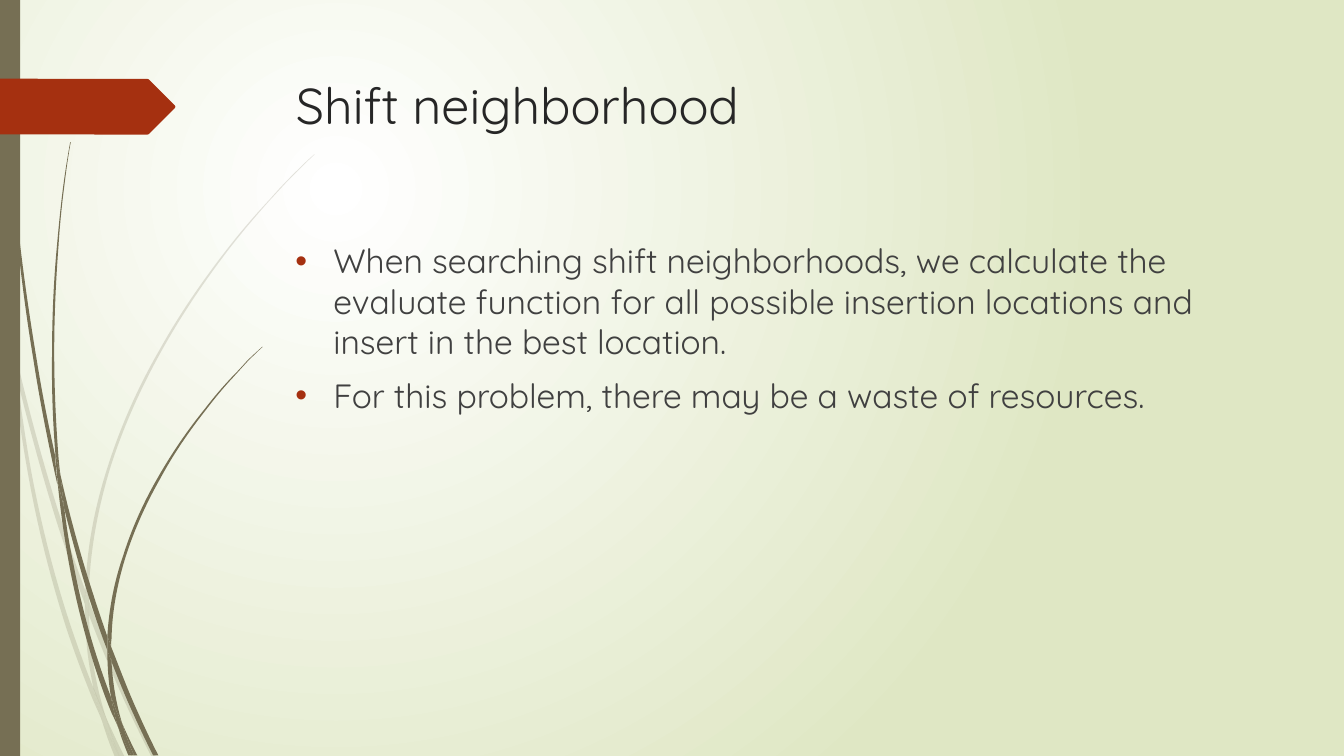
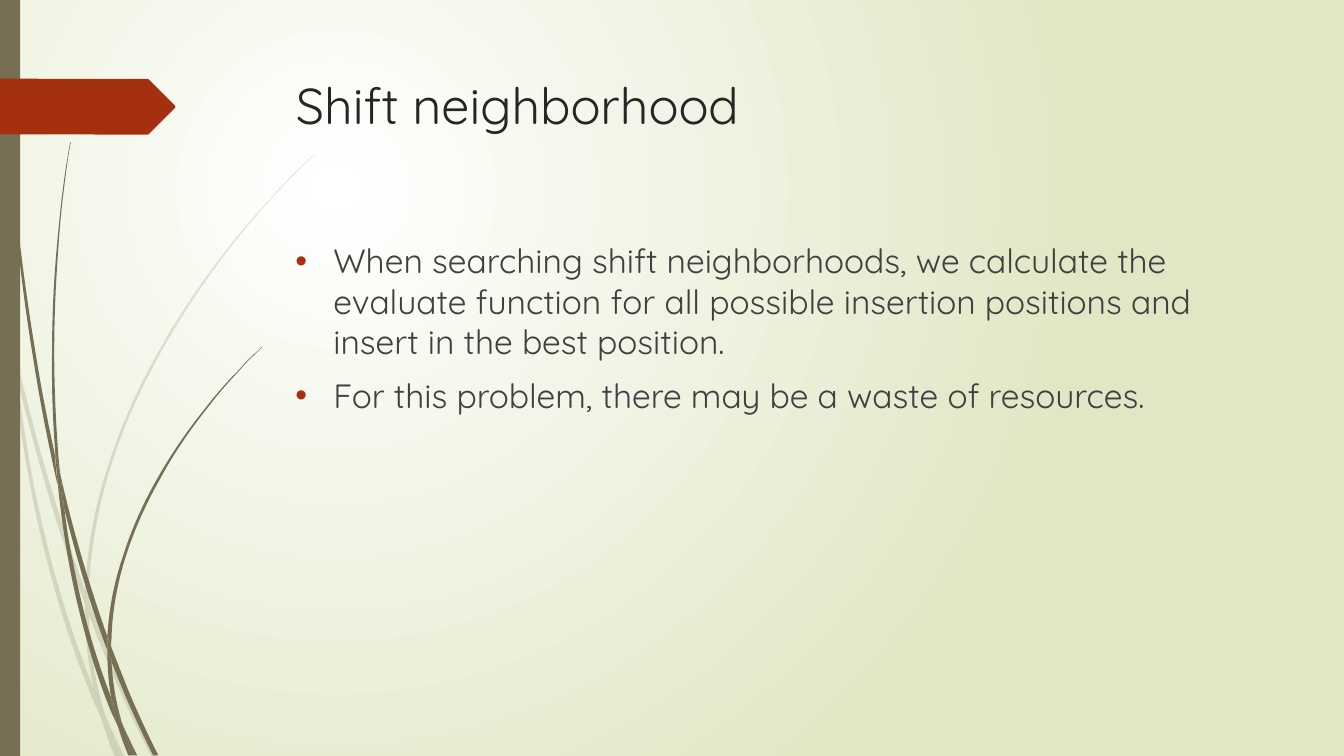
Before and after one commit to r-kurosu/kline_new, a slide deck: slide 36 of 竹田_修論発表.pptx. Drawn at 1344x756 pixels with LibreOffice and Linux fonts; fonts in the diff are those of the drawing. Boxes give left, top, right and bottom in pixels: in the first picture for what was removed or moved away, otherwise in the second. Text is boxed around its words. In the diff, an @@ line names an element or a change of style, - is before the commit and + after.

```diff
--- a/竹田_修論発表.pptx
+++ b/竹田_修論発表.pptx
@@ text at [333, 248, 1191, 361]: text changed @@
-• When searching shift neighborhoods, we calculate the evaluate function for all possible insertion locations and insert in the best location.
+• When searching shift neighborhoods, we calculate the evaluate function for all possible insertion positions and insert in the best position.
```
Also in this commit, not shown: 5 other slides changed, 1 slide added.
